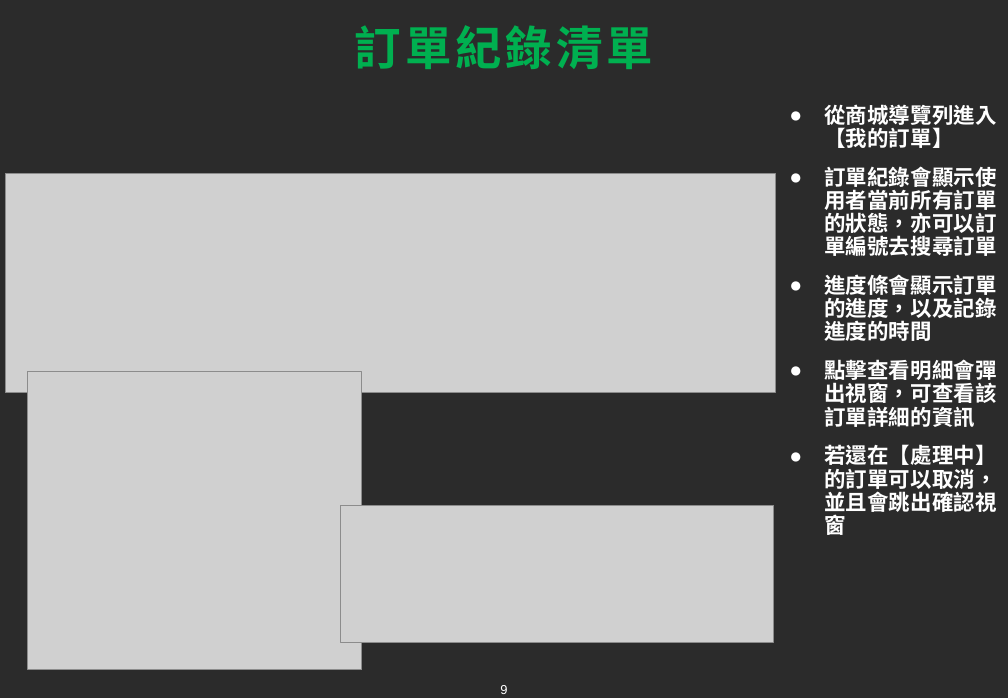
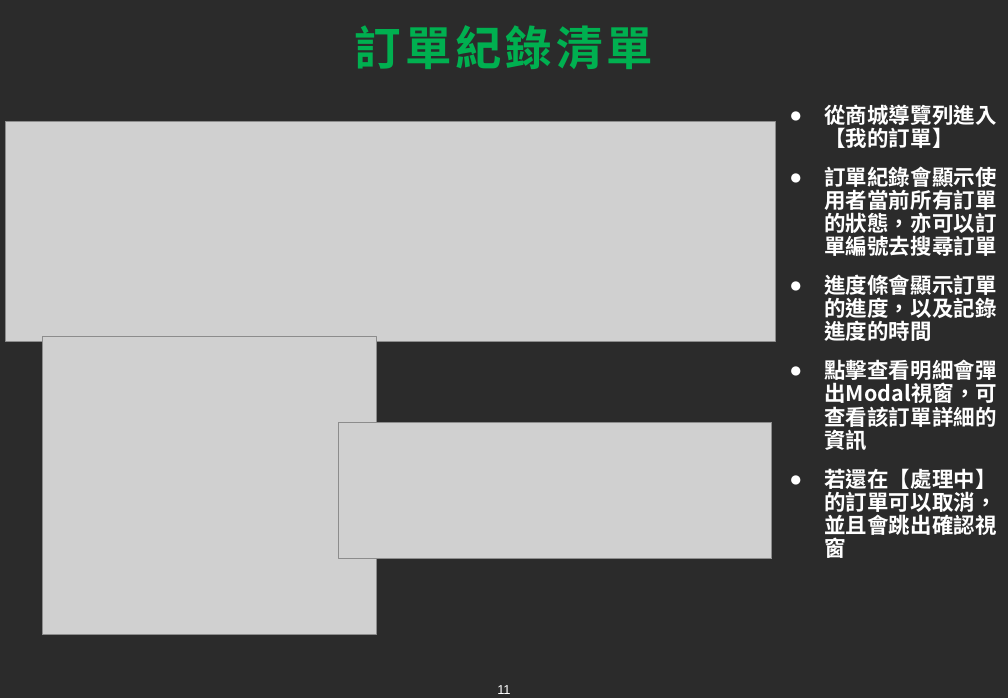
Before and after one commit to tim93009/FinalProject_GameForum, a slide deck: slide 11 of docs/ppt/Liao.pptx (slide 9 before the commit). Drawn at 1008x698 pixels with LibreOffice and Linux fonts; fonts in the diff are those of the drawing; grey boxes stand for pictures; background and template pictures are left out; a plain dark background stands for a picture behind light text. Boxes give left, top, right and bottom in pixels: in the first picture for what was removed or moved away, otherwise in the second. Text is boxed around its words. In the diff, an @@ line names an element or a change of style, - is before the commit and + after.

```diff
--- a/docs/ppt/Liao.pptx
+++ b/docs/ppt/Liao.pptx
@@ picture: place and size @@
-picture at bbox=[6, 173, 775, 393]
+picture at bbox=[6, 122, 775, 342]
@@ picture: place and size @@
-picture at bbox=[28, 371, 362, 670]
+picture at bbox=[43, 336, 377, 635]
@@ text at bbox=[824, 357, 997, 450]: text changed @@
-● 點擊查看明細會彈出視窗，可查看該訂單詳細的資訊
+● 點擊查看明細會彈出Modal視窗，可查看該訂單詳細的資訊
@@ picture: place and size @@
-picture at bbox=[341, 505, 774, 642]
+picture at bbox=[339, 423, 773, 559]
@@ page number at bbox=[497, 685, 510, 694]: text changed @@
-9
+11
```
Also in this commit, not shown: 3 other slides changed, 2 slides added.
